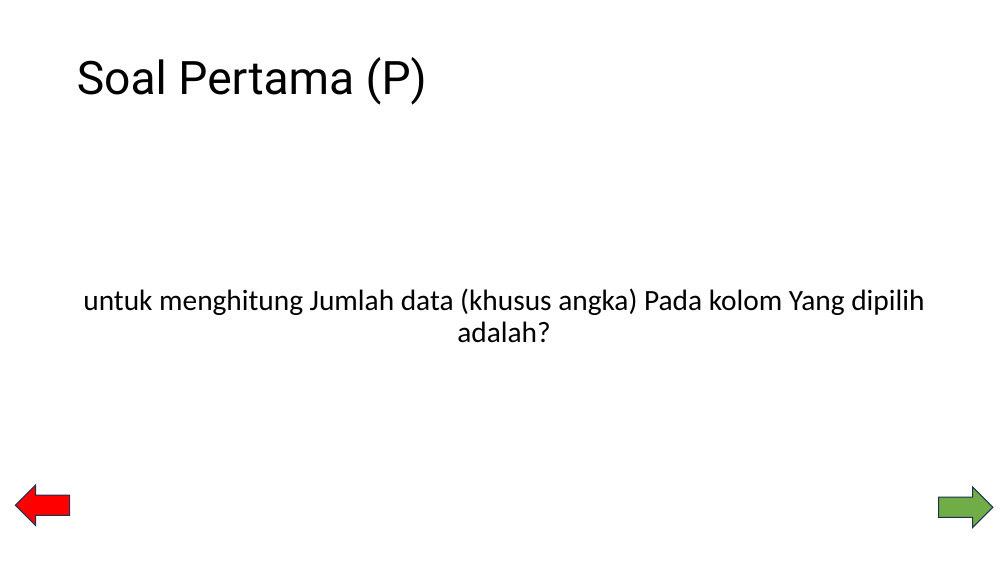
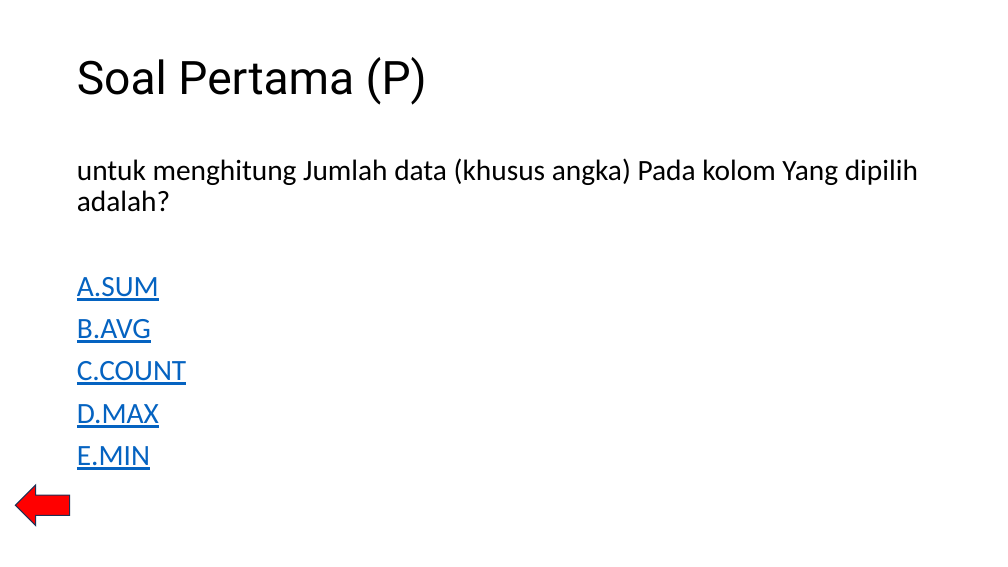
Before and after one commit to clementhermawan/BASIS-DATA, a slide deck: slide 33 of PermainanTikTakTu.pptx (slide 24 before the commit). Drawn at 1008x567 pixels with LibreOffice and Linux fonts; fonts in the diff are those of the drawing. Boxes give left, top, right and bottom in pixels: in the first picture for what was removed or moved away, otherwise in the second. Text is boxed around its words. In the diff, an @@ line names an element or a change of style, - is before the commit and + after.

```diff
--- a/PermainanTikTakTu.pptx
+++ b/PermainanTikTakTu.pptx
@@ text at <box>77,158,918,212</box>: alignment centre to left @@
@@ text at <box>77,277,186,470</box>: paragraphs added @@
+A.SUM
+B.AVG
+C.COUNT
+D.MAX
+E.MIN
@@ right arrow removed at <box>939,487,994,528</box> @@
```
Also in this commit, not shown: 16 other slides changed, 9 slides added.
